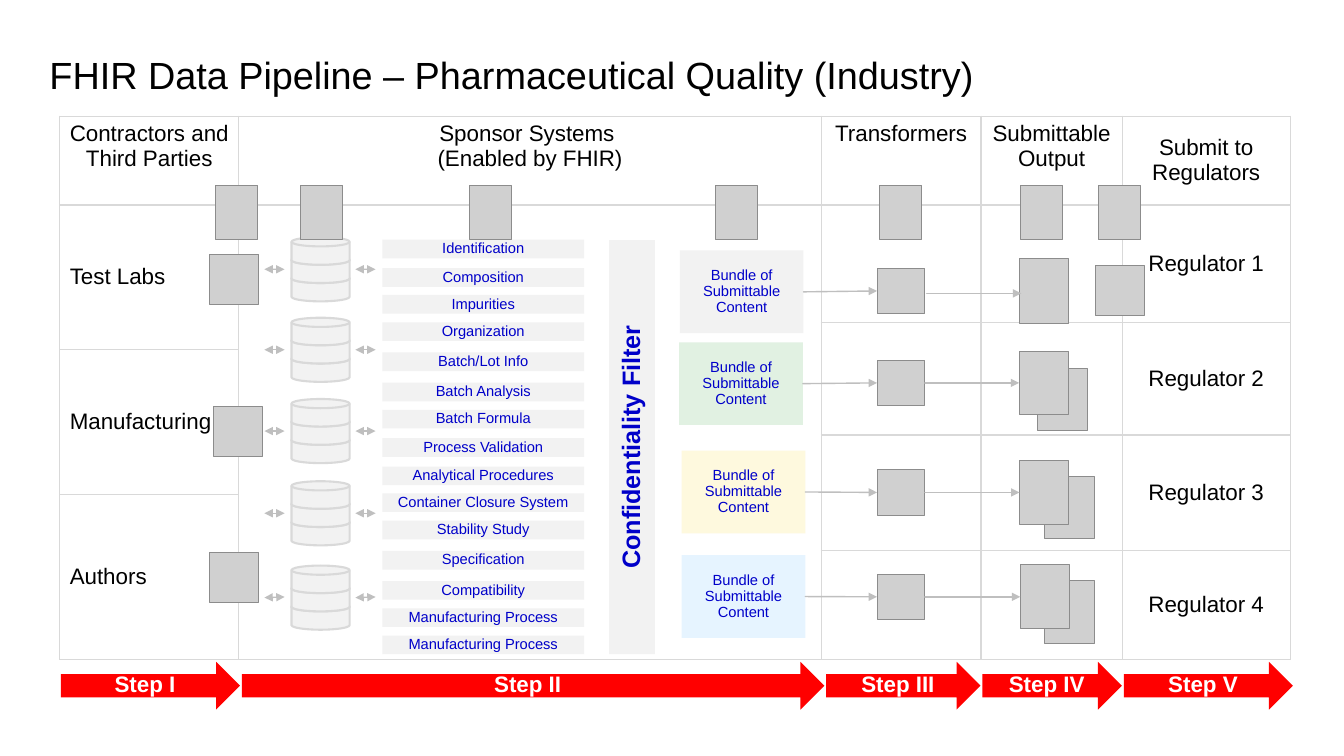
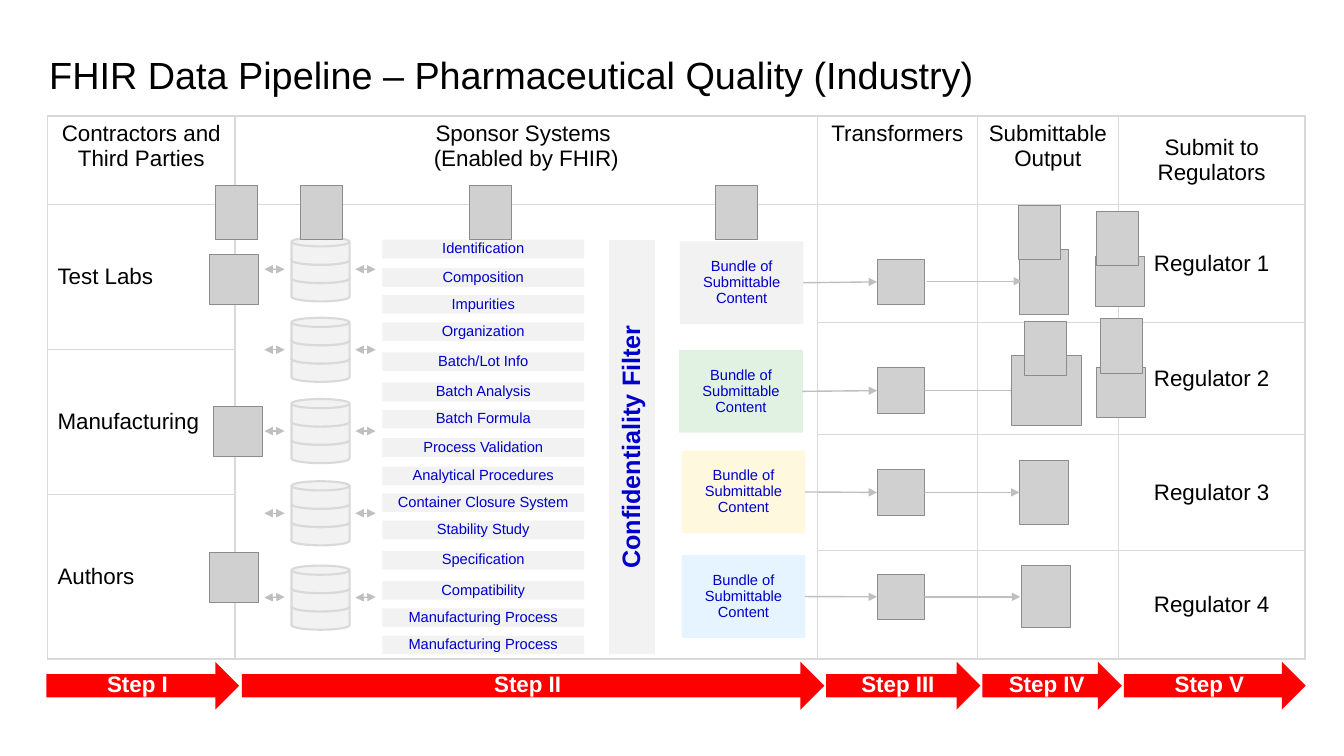
Before and after one commit to HL7/uv-dx-pq, a slide deck: slide 1 of input/images-source/FHIR_Data_Pipeline_PQ_Industry.pptx. Drawn at 1344x756 pixels with LibreOffice and Linux fonts; fonts in the diff are those of the drawing; grey boxes stand for pictures. Boxes give left, top, right and bottom in pixels: in the first picture for what was removed or moved away, otherwise in the second. Text is boxed around its words. In the diff, an @@ line names an element or a change of style, - is before the commit and + after.

Commit message:
Added PDF synthetic data example files and updated 4 domain pages. Updated pipeline graphic on home page

```diff
--- a/input/images-source/FHIR_Data_Pipeline_PQ_Industry.pptx
+++ b/input/images-source/FHIR_Data_Pipeline_PQ_Industry.pptx
@@ table: place and size @@
-table at <box>59,116,1292,661</box>
+table at <box>47,116,1306,659</box>
@@ picture: place and size @@
-picture at <box>1021,186,1064,240</box>
+picture at <box>1018,206,1061,260</box>
@@ picture: place and size @@
-picture at <box>1099,186,1141,240</box>
+picture at <box>1096,212,1138,266</box>
@@ 3 pictures, 2 arrows, 1 rectangle: place and size @@
-3 pictures, 2 arrows, 1 rectangle at <box>680,251,1145,334</box>
+3 pictures, 2 arrows, 1 rectangle at <box>680,241,1145,324</box>
@@ picture: place and size @@
-picture at <box>880,186,923,240</box>
+picture at <box>1024,322,1067,376</box>
@@ picture added at <box>1100,319,1142,373</box> @@
@@ rectangle "Bundle of Submittable Content": place and size @@
-rectangle "Bundle of Submittable Content" at <box>680,343,804,425</box>
+rectangle "Bundle of Submittable Content" at <box>680,350,804,433</box>
@@ picture: place and size @@
-picture at <box>1019,351,1069,414</box>
+picture at <box>1012,356,1082,425</box>
@@ picture removed at <box>1038,369,1088,432</box> @@
@@ picture added at <box>1097,368,1146,418</box> @@
@@ 2 arrows, 1 picture: place and size @@
-2 arrows, 1 picture at <box>803,360,1019,405</box>
+2 arrows, 1 picture at <box>803,368,1019,413</box>
@@ picture removed at <box>1045,476,1094,538</box> @@
@@ picture removed at <box>1020,565,1070,628</box> @@
@@ picture: place and size @@
-picture at <box>1045,581,1094,643</box>
+picture at <box>1021,566,1071,628</box>
@@ right arrow "Step I": place and size @@
-right arrow "Step I" at <box>63,665,238,706</box>
+right arrow "Step I" at <box>48,665,237,706</box>
@@ right arrow "Step V": place and size @@
-right arrow "Step V" at <box>1125,665,1291,706</box>
+right arrow "Step V" at <box>1125,665,1304,706</box>
```
Also in this commit, not shown: 12 other files.
